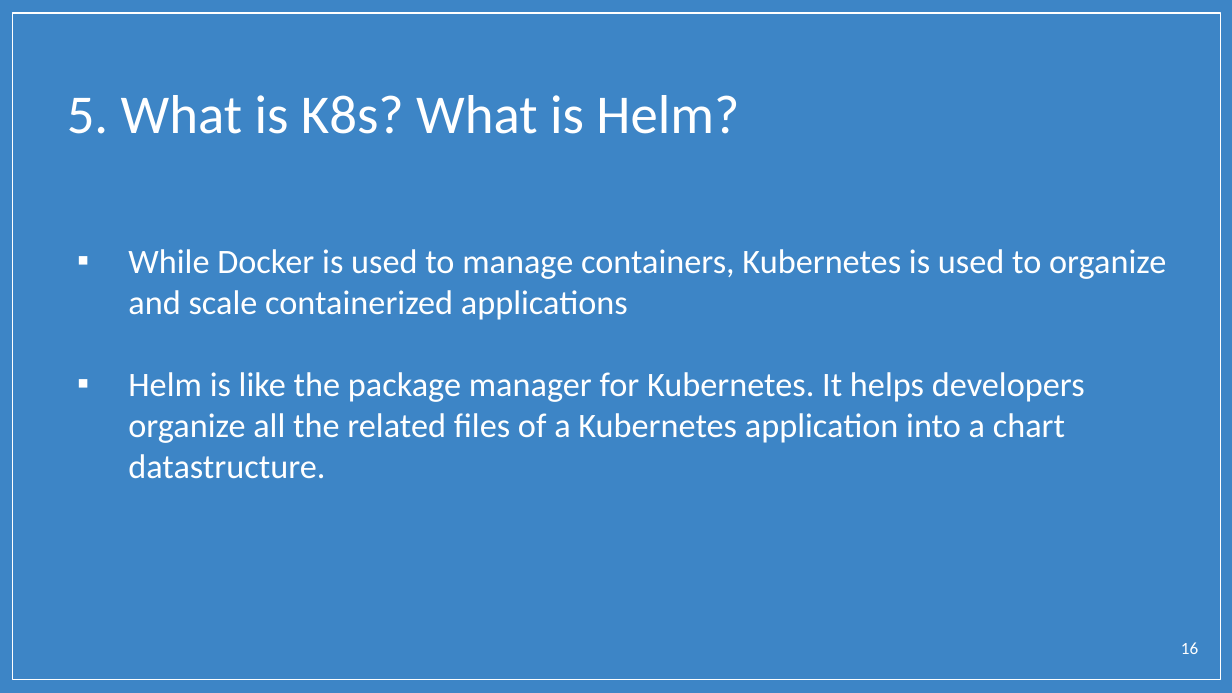
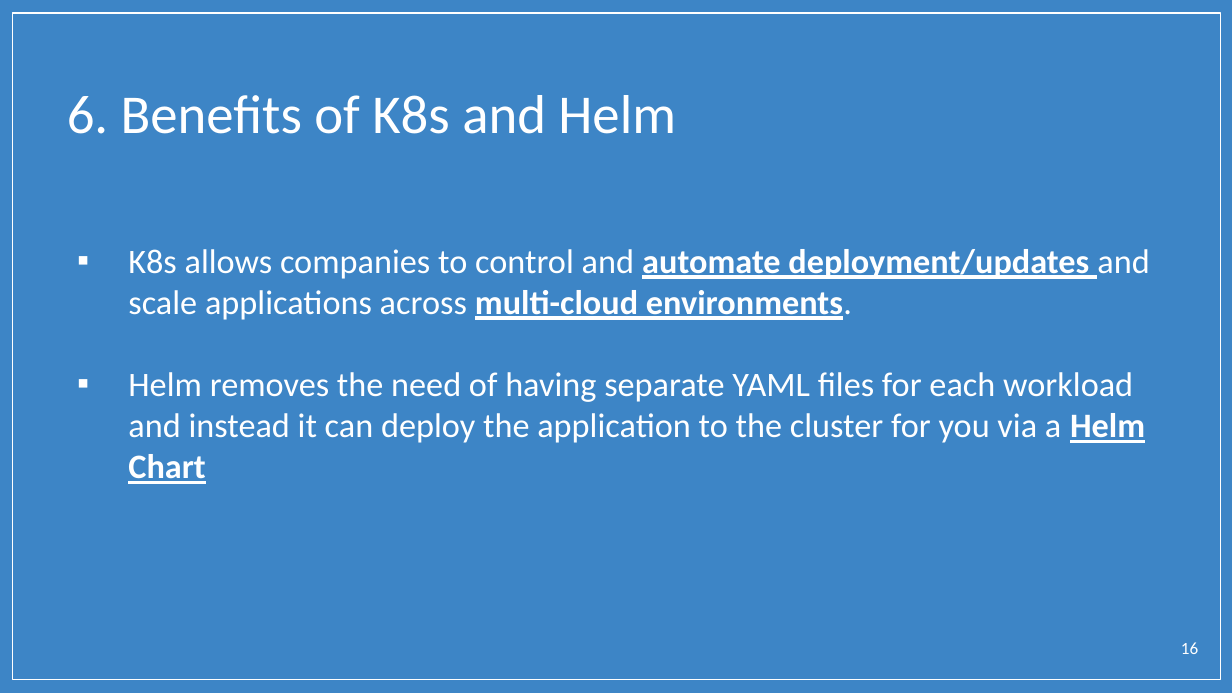
Before and after one commit to BrianChen0527/postgreSQL, a slide deck: slide 16 of ASUS_Docker_bootcamp/Docker Quiz.pptx. Drawn at 1232x693 pixels with LibreOffice and Linux fonts; fonts in the diff are those of the drawing; background and template pictures are left out. Boxes give left, top, right and bottom in pixels: in the first picture for what was removed or moved away, otherwise in the second. Text is boxed around its words. In the diff, an @@ line names an element or a change of style, - is before the commit and + after.

Commit message:
working on docker

```diff
--- a/ASUS_Docker_bootcamp/Docker Quiz.pptx
+++ b/ASUS_Docker_bootcamp/Docker Quiz.pptx
@@ title at box(67, 95, 676, 134): text changed @@
-5. What is K8s? What is Helm?
+6. Benefits of K8s and Helm
@@ text at box(128, 249, 1149, 484): text changed @@
-▪ While Docker is used to manage containers, Kubernetes is used to organize and scale containerized applications
-▪ Helm is like the package manager for Kubernetes. It helps developers organize all the related files of a Kubernetes application into a chart datastructure.
+▪ K8s allows companies to control and automate deployment/updates and scale applications across multi-cloud environments.
+▪ Helm removes the need of having separate YAML files for each workload and instead it can deploy the application to the cluster for you via a Helm Chart
```
Also in this commit, not shown: 5 other slides changed, 1 slide added, 2 other files.
